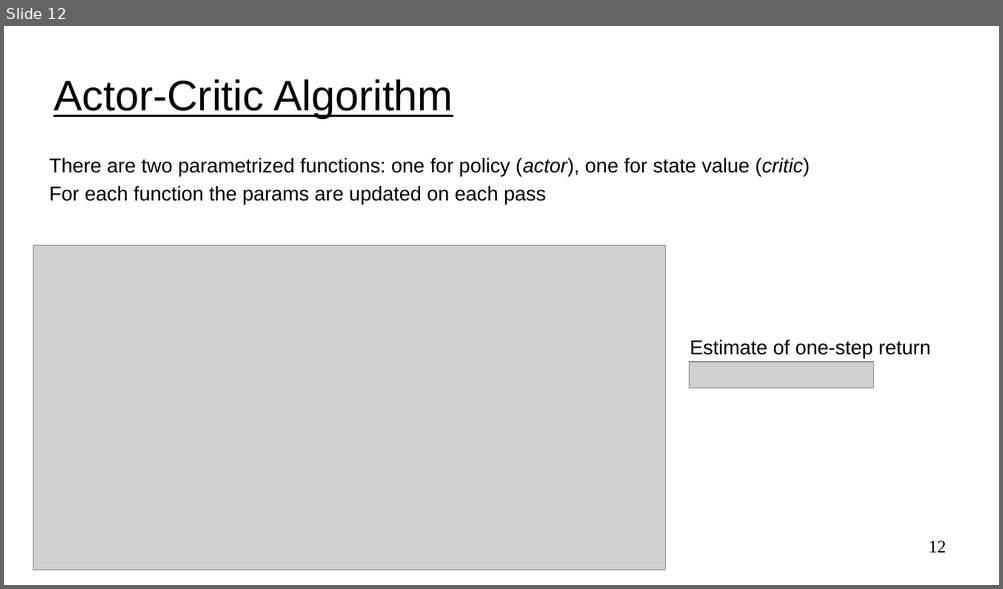
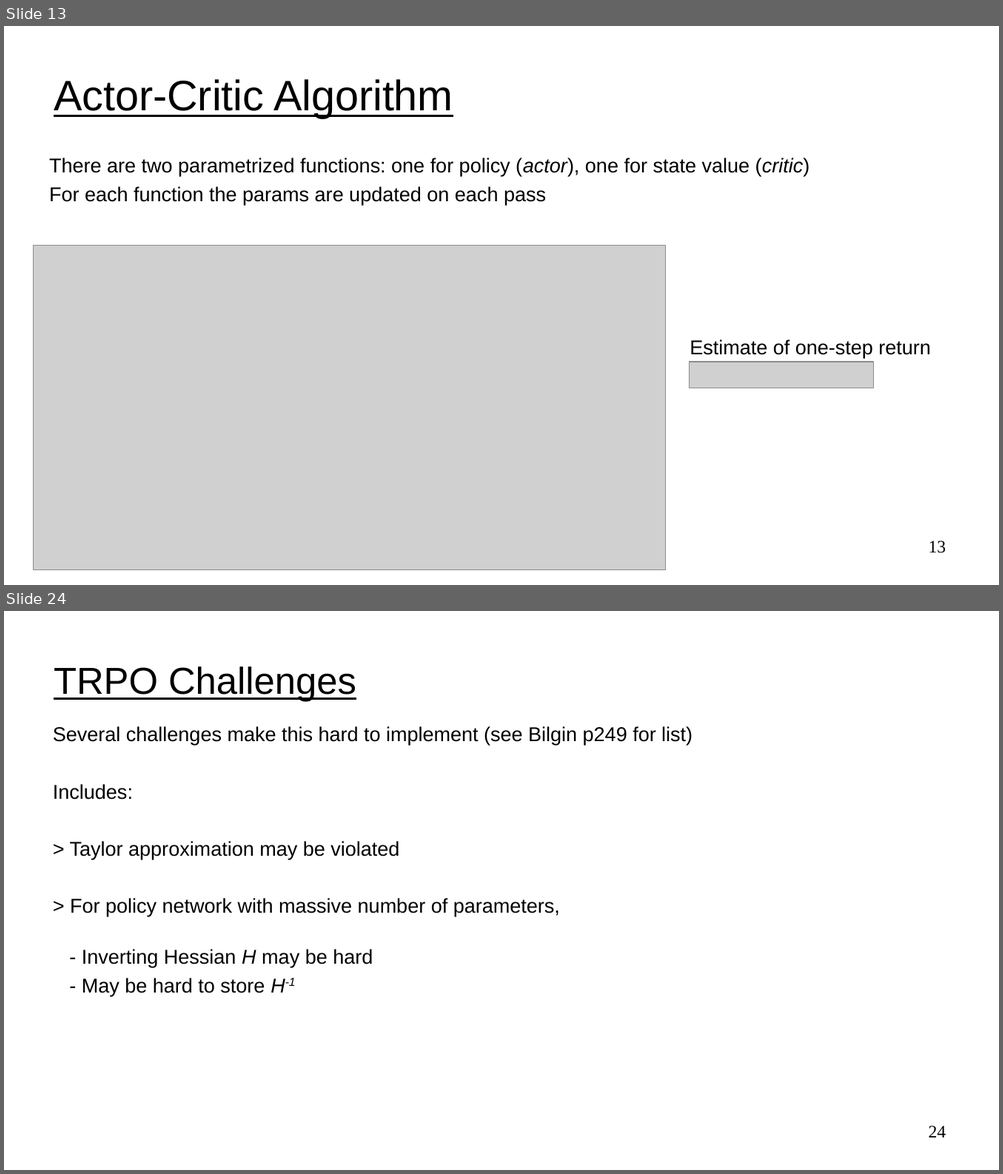
Before and after one commit to UVADS/reinforcement_learning, a slide deck: 08_policy_gradients_extensions/policy_gradients_extensions.ppt. Shown one above the other, each under a label of ours: slide 12 before the commit, slides 13 and 24 after it; the slides between them are not shown. The pictures are 1003x589 and 1003x1174 pixels, drawn with LibreOffice and Linux fonts; fonts in the diff are those of the drawing; grey boxes stand for pictures. Boxes give left, top, right and bottom in pixels: in the first picture for what was removed or moved away, otherwise in the second. Text is boxed around its words. In the diff, an @@ line names an element or a change of style, - is before the commit and + after.

```diff
--- a/08_policy_gradients_extensions/policy_gradients_extensions.ppt
+++ b/08_policy_gradients_extensions/policy_gradients_extensions.ppt
@@ slide 24 added at (4, 611, 999, 1170), background #FFFFFF @@
@@ title added at (54, 667, 356, 702), 30 pt, text #000000, underline @@
+TRPO Challenges
@@ text added at (53, 726, 692, 997), 16 pt, text #000000 @@
+Several challenges make this hard to implement (see Bilgin p249 for list)
+Includes:
+> Taylor approximation may be violated
+> For policy network with massive number of parameters,
+- Inverting Hessian H may be hard
+- May be hard to store H-1
@@ page number added at (928, 1126, 946, 1138), 14 pt, text #000000 @@
+24
@@ what was slide 12 is now slide 13 @@
@@ page number at (928, 541, 946, 554): text changed @@
-12
+13
```
Also in this commit, not shown: 2 slides changed, 16 other slides added, 3 other files.
